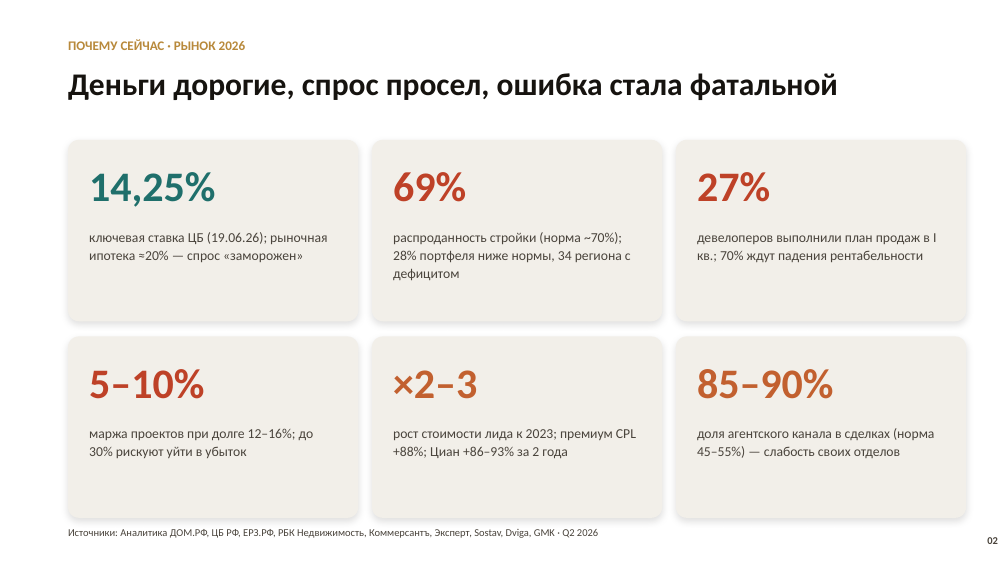
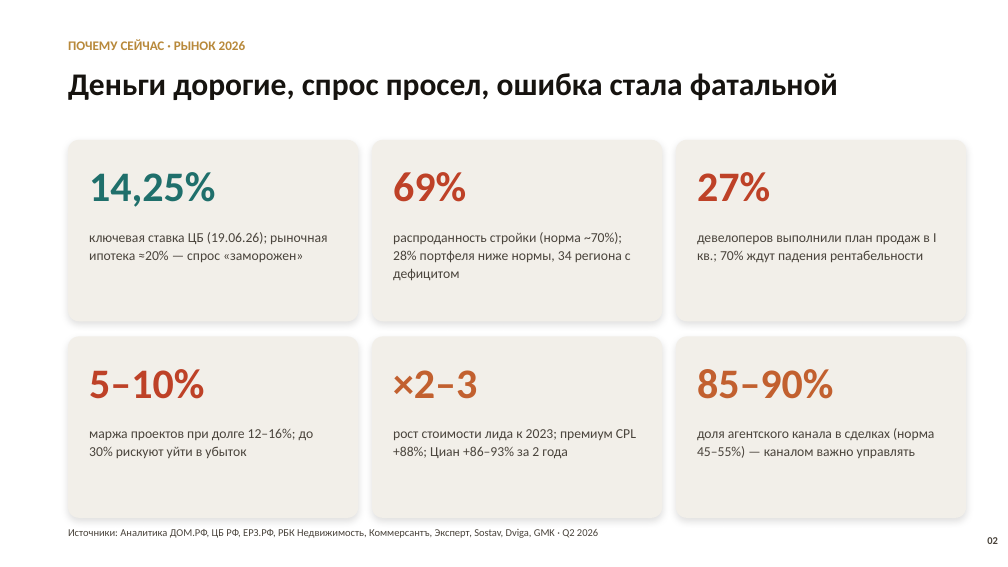
Before and after one commit to AleksandrSuchkov/vpc-buro-suchkov, a slide deck: slide 2 of VPC_презентация.pptx. Drawn at 1008x567 pixels with LibreOffice and Linux fonts; fonts in the diff are those of the drawing. Boxes give left, top, right and bottom in pixels: in the first picture for what was removed or moved away, otherwise in the second. Text is boxed around its words. In the diff, an @@ line names an element or a change of style, - is before the commit and + after.

```diff
--- a/VPC_презентация.pptx
+++ b/VPC_презентация.pptx
@@ text at bbox=[697, 428, 935, 458]: text changed @@
-доля агентского канала в сделках (норма 45–55%) — слабость своих отделов
+доля агентского канала в сделках (норма 45–55%) — каналом важно управлять
```
Also in this commit, not shown: 1 other slide changed, 6 other files.
